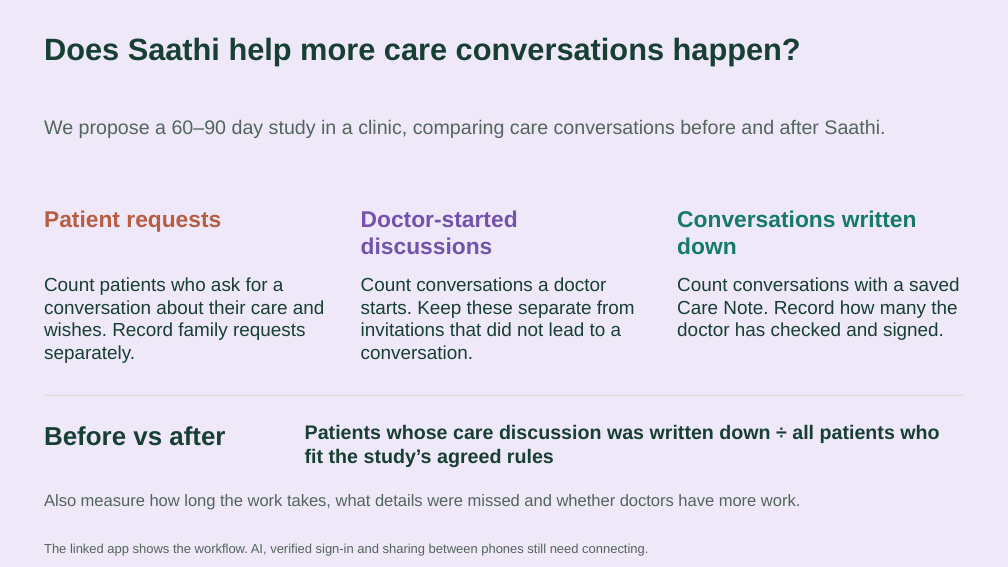
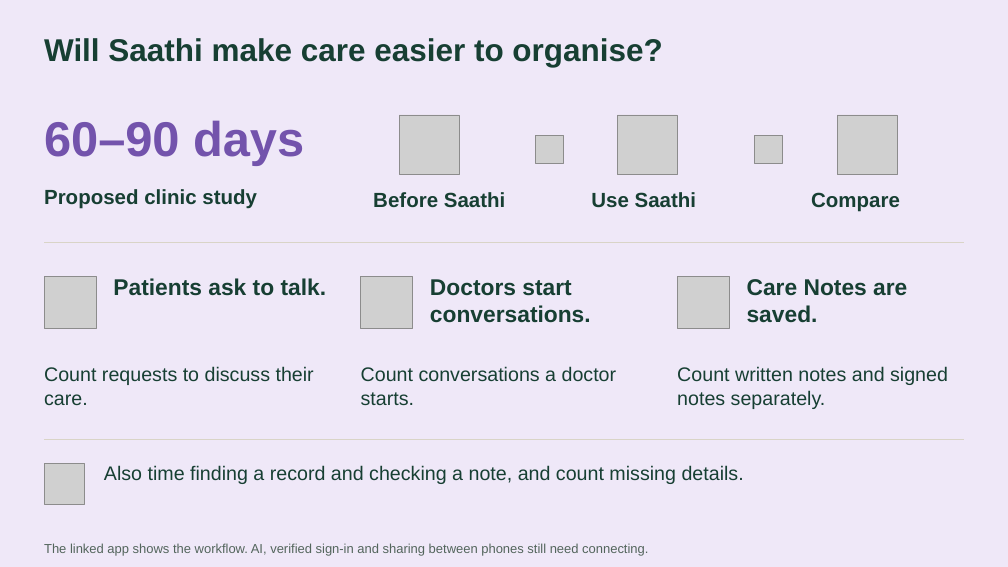
Before and after one commit to basithladdu/healthathon, a slide deck: slide 7 of submission/Saathi_Healthathon_Final.pptx. Drawn at 1008x567 pixels with LibreOffice and Linux fonts; fonts in the diff are those of the drawing; grey boxes stand for pictures. Boxes give left, top, right and bottom in pixels: in the first picture for what was removed or moved away, otherwise in the second. Text is boxed around its words. In the diff, an @@ line names an element or a change of style, - is before the commit and + after.

Commit message:
Make recording, records and impact slides more visual

```diff
--- a/submission/Saathi_Healthathon_Final.pptx
+++ b/submission/Saathi_Healthathon_Final.pptx
@@ text at bbox=[44, 38, 662, 67]: text changed; size 29.2 to 30 pt @@
-Does Saathi help more care conversations happen?
+Will Saathi make care easier to organise?
@@ picture added at bbox=[399, 115, 459, 175] @@
@@ picture added at bbox=[618, 115, 678, 175] @@
@@ picture added at bbox=[837, 115, 897, 175] @@
@@ text removed at bbox=[44, 120, 885, 138] @@
-We propose a 60–90 day study in a clinic, comparing care conversations before and after Saathi.
@@ text added at bbox=[44, 120, 304, 166], 46.5 pt, text #7353AC, bold @@
+60–90 days
@@ picture added at bbox=[535, 135, 563, 163] @@
@@ picture added at bbox=[755, 135, 782, 163] @@
@@ text added at bbox=[44, 189, 257, 209], 19.5 pt, text #173F33, bold @@
+Proposed clinic study
@@ text added at bbox=[373, 192, 506, 208], 19.5 pt, text #173F33, bold @@
+Before Saathi
@@ text added at bbox=[591, 192, 696, 208], 19.5 pt, text #173F33, bold @@
+Use Saathi
@@ text added at bbox=[811, 192, 900, 212], 19.5 pt, text #173F33, bold @@
+Compare
@@ text removed at bbox=[44, 210, 221, 232] @@
-Patient requests
@@ text removed at bbox=[361, 210, 518, 254] @@
-Doctor-started discussions
@@ text removed at bbox=[677, 210, 917, 255] @@
-Conversations written down
@@ line added from (44, 243) to (964, 243), #D9D4C7 0.75 pt @@
@@ text removed at bbox=[44, 277, 325, 363] @@
-Count patients who ask for a conversation about their care and wishes. Record family requests separately.
@@ picture added at bbox=[44, 277, 96, 329] @@
@@ text added at bbox=[113, 278, 327, 296], 21.8 pt, text #173F33, bold @@
+Patients ask to talk.
@@ picture added at bbox=[361, 277, 413, 329] @@
@@ text added at bbox=[430, 279, 591, 323], 21.8 pt, text #173F33, bold @@
+Doctors start conversations.
@@ text removed at bbox=[677, 277, 959, 340] @@
-Count conversations with a saved Care Note. Record how many the doctor has checked and signed.
@@ picture added at bbox=[678, 277, 730, 329] @@
@@ text added at bbox=[747, 279, 907, 323], 21.8 pt, text #173F33, bold @@
+Care Notes are saved.
@@ text added at bbox=[44, 366, 314, 405], 18.8 pt, text #173F33 @@
+Count requests to discuss their care.
@@ text at bbox=[361, 366, 617, 405]: text changed; size 18 to 18.8 pt @@
-Count conversations a doctor starts. Keep these separate from invitations that did not lead to a conversation.
+Count conversations a doctor starts.
@@ text added at bbox=[677, 366, 948, 409], 18.8 pt, text #173F33 @@
+Count written notes and signed notes separately.
@@ line moved from (44, 395) - (964, 395) to (44, 439) - (964, 439) @@
@@ text removed at bbox=[44, 426, 225, 446] @@
-Before vs after
@@ text removed at bbox=[305, 424, 939, 467] @@
-Patients whose care discussion was written down ÷ all patients who fit the study’s agreed rules
@@ picture added at bbox=[44, 464, 84, 504] @@
@@ text added at bbox=[104, 465, 744, 484], 18.8 pt, text #173F33 @@
+Also time finding a record and checking a note, and count missing details.
@@ text removed at bbox=[44, 494, 800, 510] @@
-Also measure how long the work takes, what details were missed and whether doctors have more work.
```
Also in this commit, not shown: 3 other slides changed, 27 other files.
